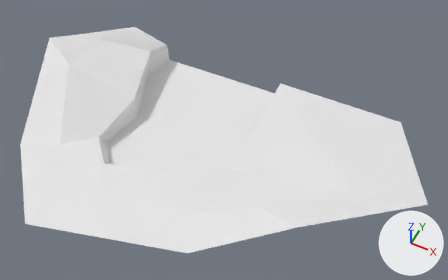
Renders of the FBX model GMTK2025/Assets/GMTK2025/Models/topSection.fbx from each side of a commit.
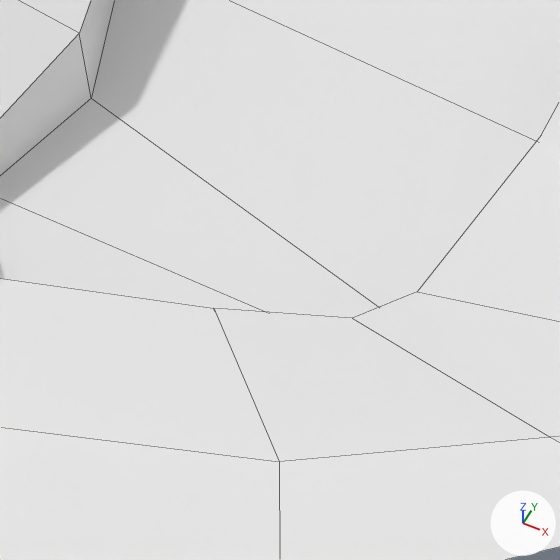
Old and new are each drawn whole from a 50 mm camera at (41.0, -101.8, 99.1) aimed at (9.3, -38.4, 19.9) and again close up on the part from 25% to 58% of the width and 32% to 86% of the height. Lighting does not change. The marker at lower right points along +X, +Y and +Z. The close-ups show mesh edges as thin lines. Where no turn or scale is listed for an object, it has been applied to the vertices.

Objects in the first close-up: 'Entrance.001'.
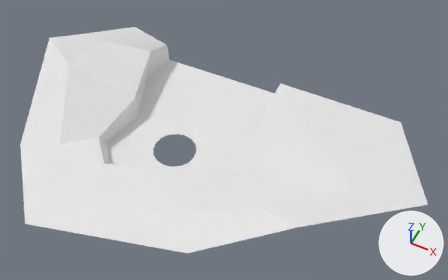
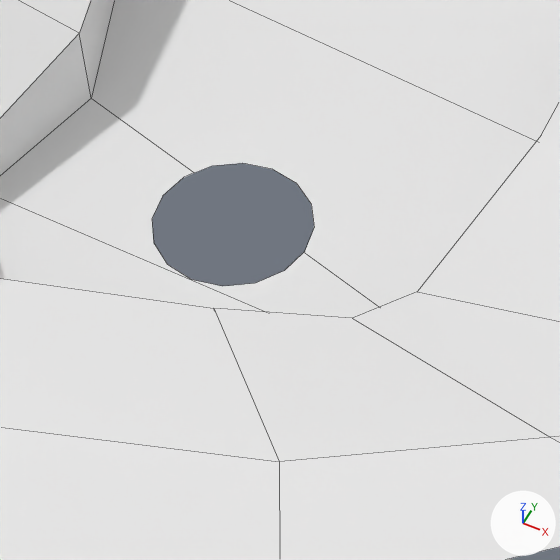
The change, as a diff of the scene's bpy script:
```diff
--- a/GMTK2025/Assets/GMTK2025/Models/topSection.fbx.py
+++ b/GMTK2025/Assets/GMTK2025/Models/topSection.fbx.py
@@ me_cube_002 @@
 me_cube_002.from_pydata(...)  # 37 vertices, 30 faces; spans x -29.0..43.7, y -66.8..-14.9, z 11.7..25.7
 # used by ob_entrance_001; location = (0.0, 0.0, 0.0)
 # verts and faces of me_cube_002; kept vertices keep their numbers, new ones are numbered from 37
 # before: 0 (-12.2, -28.8, 17.5), 1 (12.8, -31.5, 17.5), 8 (-8.3, -38.5, 17.5) at pixel (91, 98), 9 (13.2, -44.7, 17.5), 12 (-9.7, -45.9, 17.5)
 # before: 13 (12.3, -46.5, 17.5)
+# me_cube_002 part 1
+delete_faces([(0, 8, 9, 1), (8, 12, 13, 9)])
+verts[37] = (5.5, -42.4, 17.5)  # pixel (304, 251)
+verts[38] = (5.5, -42.5, 17.5)  # pixel (303, 252)
+verts[39] = (4.4, -39.7, 17.5)  # pixel (311, 203)
+verts[40] = (5.2, -41.0, 17.5)  # pixel (314, 227)
+verts[41] = (1.8, -38.6, 17.5)  # pixel (272, 169)
+verts[42] = (-1.4, -40.5, 17.5)  # pixel (194, 172)
+verts[43] = (-0.9, -39.7, 17.5)  # pixel (211, 165)
+verts[44] = (0.3, -38.9, 17.5)  # pixel (242, 163)
+verts[45] = (3.2, -38.9, 17.5)  # pixel (296, 183)
+verts[46] = (5.2, -43.8, 17.5)  # pixel (284, 270)
+verts[47] = (4.4, -45.1, 17.5)  # pixel (255, 283)
+verts[48] = (-2.0, -42.4, 17.5)  # pixel (162, 195)
+verts[49] = (-1.7, -41.0, 17.5)  # pixel (183, 177)
+verts[50] = (-1.7, -43.8, 17.5)  # pixel (151, 218)
+verts[51] = (-0.9, -45.1, 17.5)  # pixel (153, 242)
+verts[52] = (3.2, -45.9, 17.5)  # pixel (222, 286)
+verts[53] = (0.3, -45.9, 17.5)  # pixel (167, 264)
+verts[54] = (1.8, -46.2, 17.5)  # pixel (191, 279)
+faces += [(0, 8, 42, 43, 44, 41, 45, 39, 40, 37, 38, 9, 1), (8, 12, 13, 9, 38, 46, 47, 52, 54, 53, 51, 50, 48, 49, 42)]
 me_cube_002.materials.append(mat_ice)
```

Location of each change, (x1, y1, x2, y2) in pixels of the close-ups (560 x 560 px; the box of a moved part takes in the faces that stretch with it):
part 1 of me_cube_002, moved or reshaped: (0, 0, 536, 318) in both
